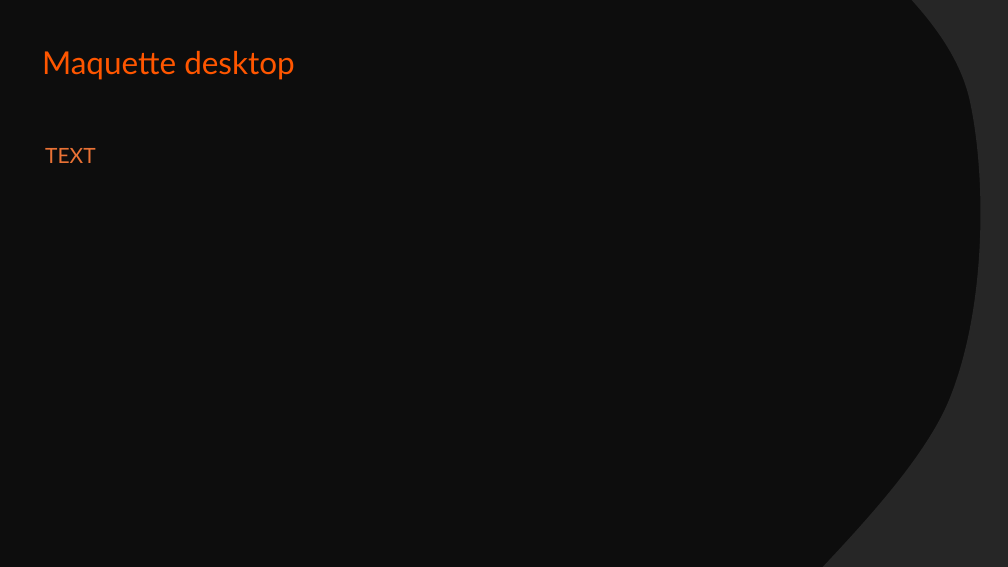
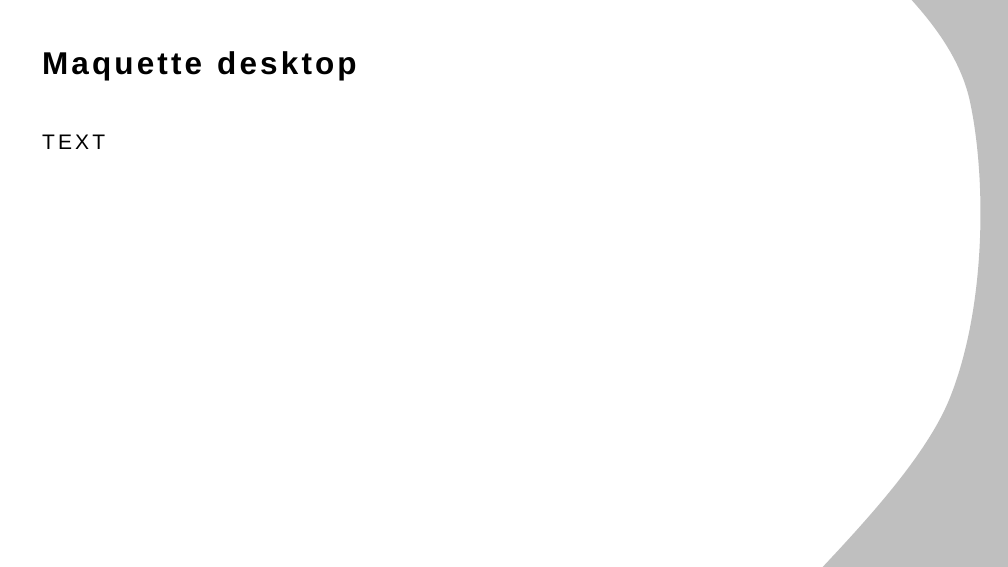
Before and after one commit to Adrien-Ray/visualtgr, a slide deck: slide 13 of design/AD/dossier-conception/dossier-conception.pptx. Drawn at 1008x567 pixels with LibreOffice and Linux fonts; fonts in the diff are those of the drawing. Boxes give left, top, right and bottom in pixels: in the first picture for what was removed or moved away, otherwise in the second. Text is boxed around its words. In the diff, an @@ line names an element or a change of style, - is before the commit and + after.

Commit message:
change-dos conception+refonte-mockup-desktop

```diff
--- a/design/AD/dossier-conception/dossier-conception.pptx
+++ b/design/AD/dossier-conception/dossier-conception.pptx
@@ rectangle at (0, 0, 1008, 567): fill #0D0D0D to #FFFFFF @@
@@ freeform shape added at (746, 0, 1008, 567), fill #BFBFBF @@
@@ text "Maquette desktop" at (42, 51, 356, 80): font Lato to Arial, text colour #FF5600 to #000000, letter spacing 0 to 3 pt, bold on @@
@@ text "TEXT": place and size @@
-text "TEXT" at (45, 148, 96, 163)
+text "TEXT" at (42, 134, 105, 149)
@@ text "TEXT" at (42, 134, 105, 149): font Lato to Arial, text colour #EA7235 to #000000, letter spacing 0 to 3 pt @@
```
Also in this commit, not shown: 16 other slides changed, 7 other files.
